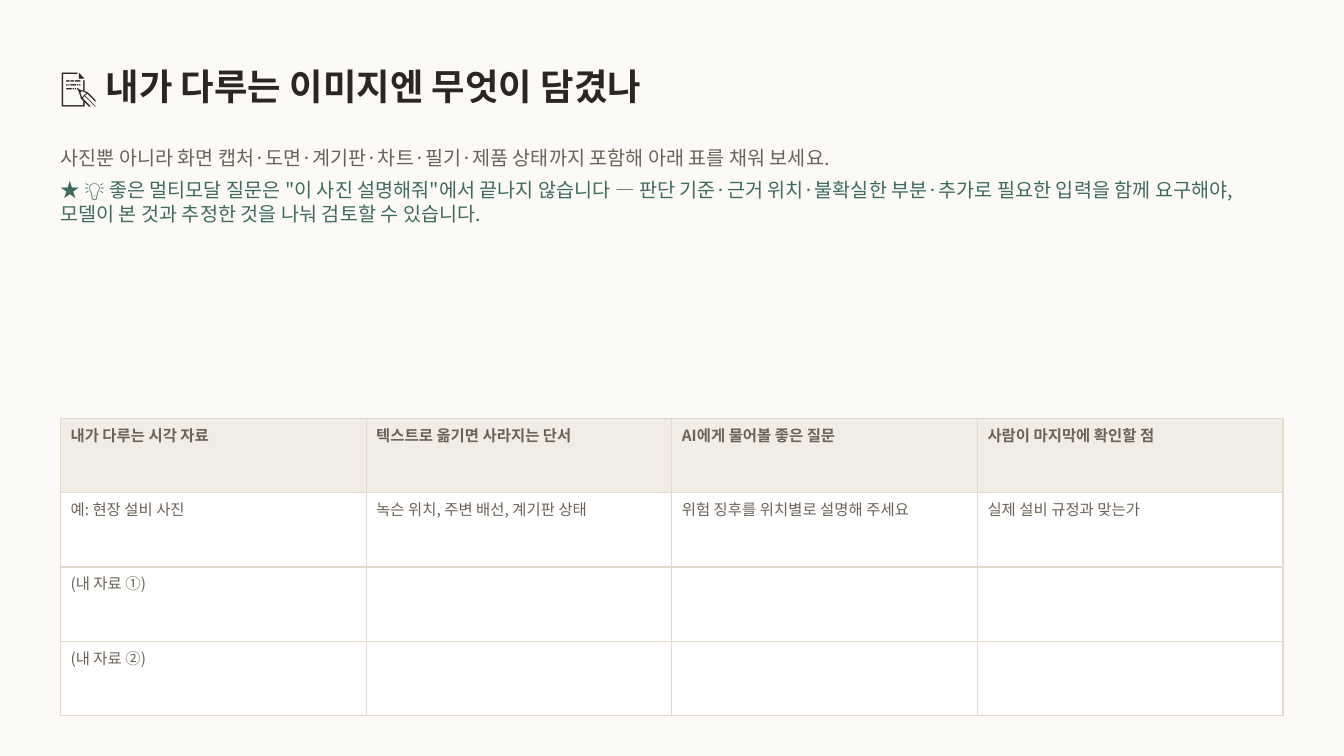
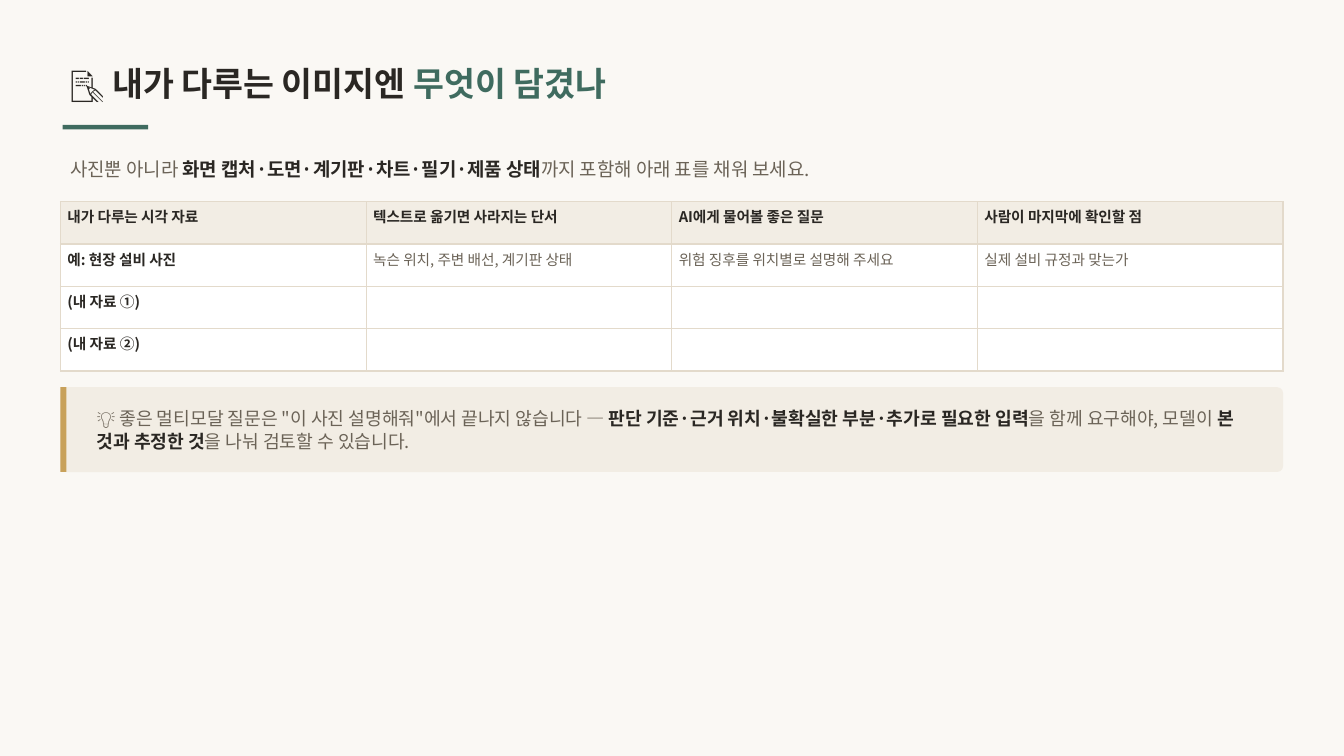
Before and after one commit to inseoklee-ai/study-room, a slide deck: slide 16 of pixels-sentences/pixels-sentences.pptx. Drawn at 1344x756 pixels with LibreOffice and Linux fonts; fonts in the diff are those of the drawing. Boxes give left, top, right and bottom in pixels: in the first picture for what was removed or moved away, otherwise in the second. Text is boxed around its words. In the diff, an @@ line names an element or a change of style, - is before the commit and + after.

```diff
--- a/pixels-sentences/pixels-sentences.pptx
+++ b/pixels-sentences/pixels-sentences.pptx
@@ background #FBFAF7 to #FAF8F4 @@
@@ text "📝 내가 다루는 이미지엔 무엇이 ..." at box(112, 67, 607, 99): size 26 to 24 pt; text colour #2A2723 to #3F6B5F in "무엇이 담겼나" @@
@@ rectangle added at box(63, 125, 148, 129), fill #3F6B5F @@
@@ text added at box(70, 160, 810, 178), 13.5 pt, text #2A2723, bold @@
+사진뿐 아니라 화면 캡처·도면·계기판·차트·필기·제품 상태까지 포함해 아래 표를 채워 보세요.
@@ table at box(60, 202, 1282, 371) @@
@@ size 11 to 10.5 pt @@
@@ text colour #6B6357 to #2A2723 in "내가 다루는 시각 자료", "텍스트로 옮기면 사라지는 단서", "AI에게 물어볼 좋은 질문", "사람이 마지막에 확인할 점" and 3 more places @@
@@ bold on in "예: 현장 설비 사진", "(내 자료 ①)", "(내 자료 ②)" @@
@@ table: place and size @@
-table at box(60, 418, 1282, 716)
+table at box(60, 202, 1282, 371)
@@ rounded rectangle added at box(60, 387, 1284, 472), fill #F2EDE4 @@
@@ rectangle added at box(60, 387, 67, 472), fill #C8A15A @@
@@ text "💡 좋은 멀티모달 질문은 "이 ..." at box(97, 409, 1234, 450): vertical alignment top to middle @@
@@ text at box(97, 409, 1234, 450): text changed; size 14 to 13 pt; text colour #3F6B5F to #6B6357 @@
-  사진뿐 아니라 화면 캡처·도면·계기판·차트·필기·제품 상태까지 포함해 아래 표를 채워 보세요.
-★ 💡 좋은 멀티모달 질문은 "이 사진 설명해줘"에서 끝나지 않습니다 — 판단 기준·근거 위치·불확실한 부분·추가로 필요한 입력을 함께 요구해야, 모델이 본 것과 추정한 것을 나눠 검토할 수 있습니다.
+💡 좋은 멀티모달 질문은 "이 사진 설명해줘"에서 끝나지 않습니다 — 판단 기준·근거 위치·불확실한 부분·추가로 필요한 입력을 함께 요구해야, 모델이 본 것과 추정한 것을 나눠 검토할 수 있습니다.
```
Also in this commit, not shown: 19 other slides changed, 1 other file.
